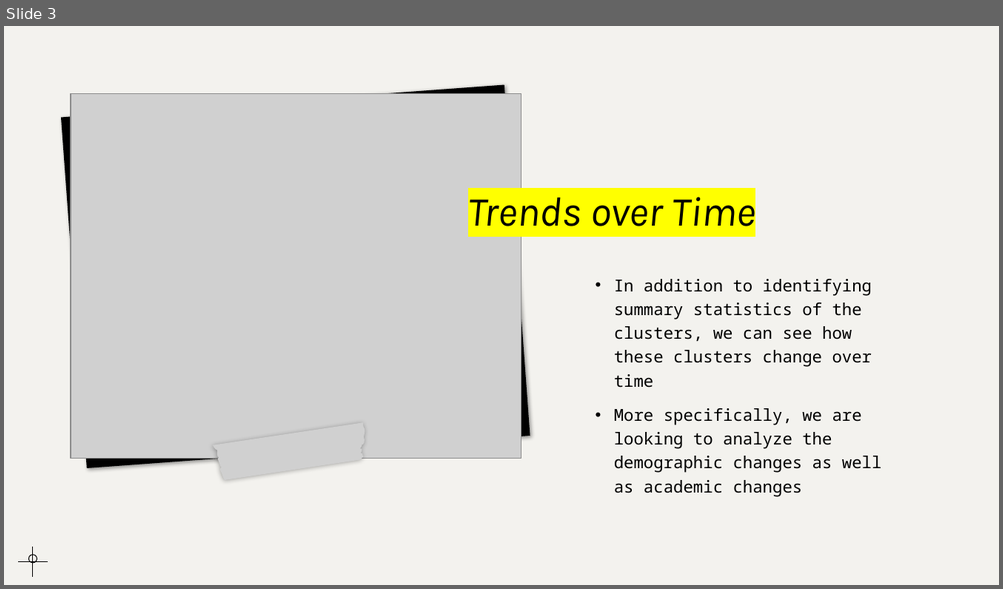
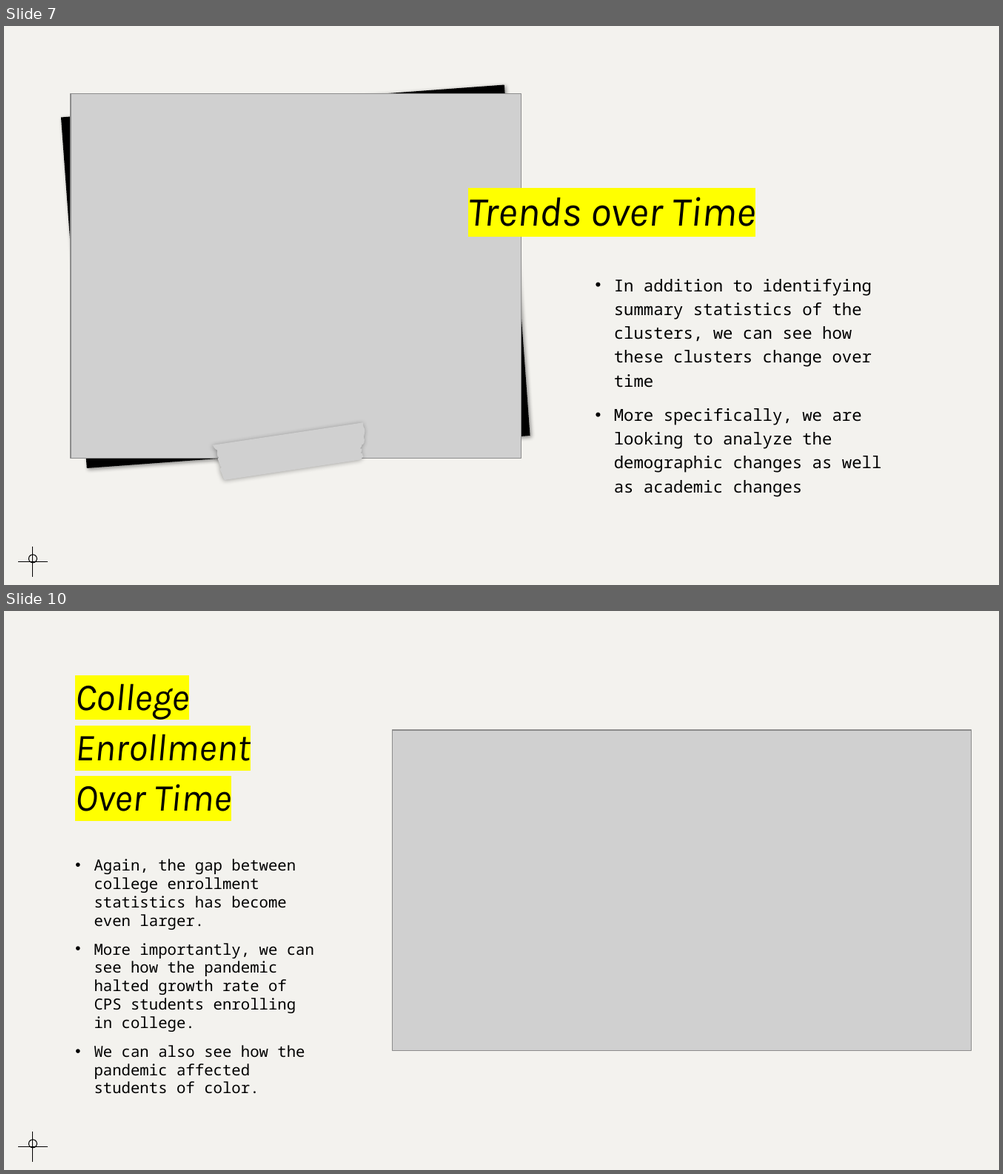
Before and after one commit to mkralis123/SoReMo, a slide deck: SoReMo.pptx. Shown one above the other, each under a label of ours: slide 3 before the commit, slides 7 and 10 after it; the slides between them are not shown. The pictures are 1003x589 and 1003x1174 pixels, drawn with LibreOffice and Linux fonts; fonts in the diff are those of the drawing; grey boxes stand for pictures. Boxes give left, top, right and bottom in pixels: in the first picture for what was removed or moved away, otherwise in the second. Text is boxed around its words. In the diff, an @@ line names an element or a change of style, - is before the commit and + after.

```diff
--- a/SoReMo.pptx
+++ b/SoReMo.pptx
@@ slide 10 added at [4, 611, 999, 1170], background #F3F2EE @@
@@ title added at [75, 684, 250, 820], 37 pt, text #000000, italic @@
+College Enrollment Over Time
@@ picture added at [392, 730, 971, 1052] @@
@@ text added at [94, 859, 314, 1094], 14.8 pt, text #000000 @@
+• Again, the gap between college enrollment statistics has become even larger.
+• More importantly, we can see how the pandemic halted growth rate of CPS students enrolling in college.
+• We can also see how the pandemic affected students of color.
@@ ellipse added at [28, 1140, 37, 1148], outline #000000 0.75 pt @@
@@ line added from (33, 1162) to (33, 1133), #000000 0.75 pt @@
@@ line added from (18, 1147) to (47, 1147), #000000 0.75 pt @@
@@ what was slide 3 is now slide 7 @@
```
Also in this commit, not shown: 2 slides changed, 8 other slides added, 1 slide removed, 24 other files.
